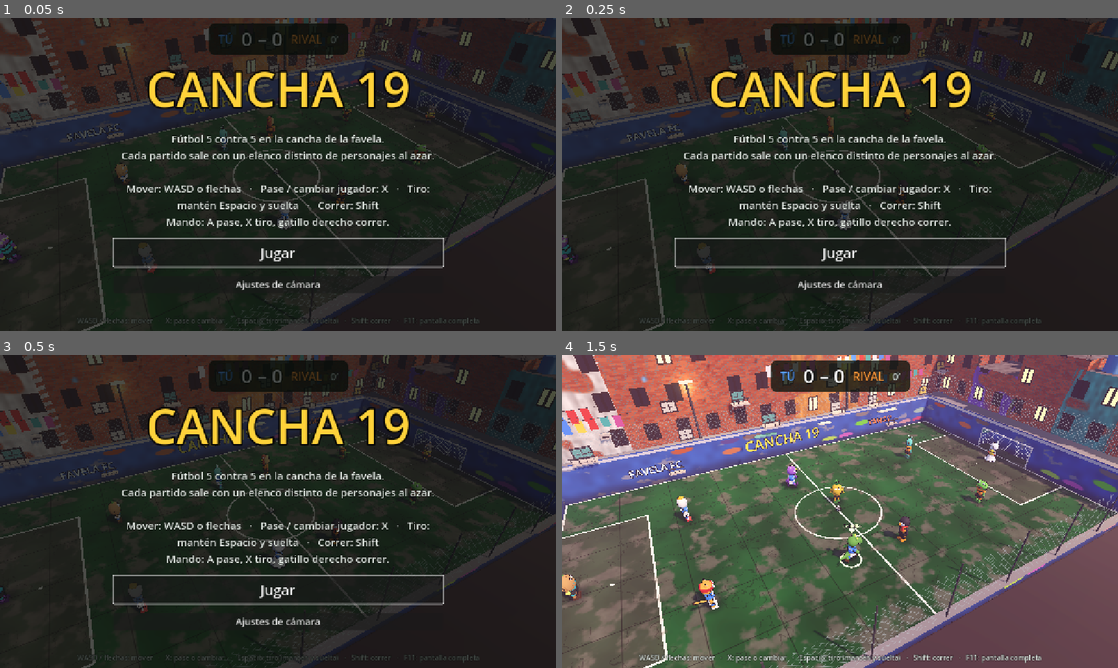
Above: before the commit, frames 1-4 (two rows, left to right).
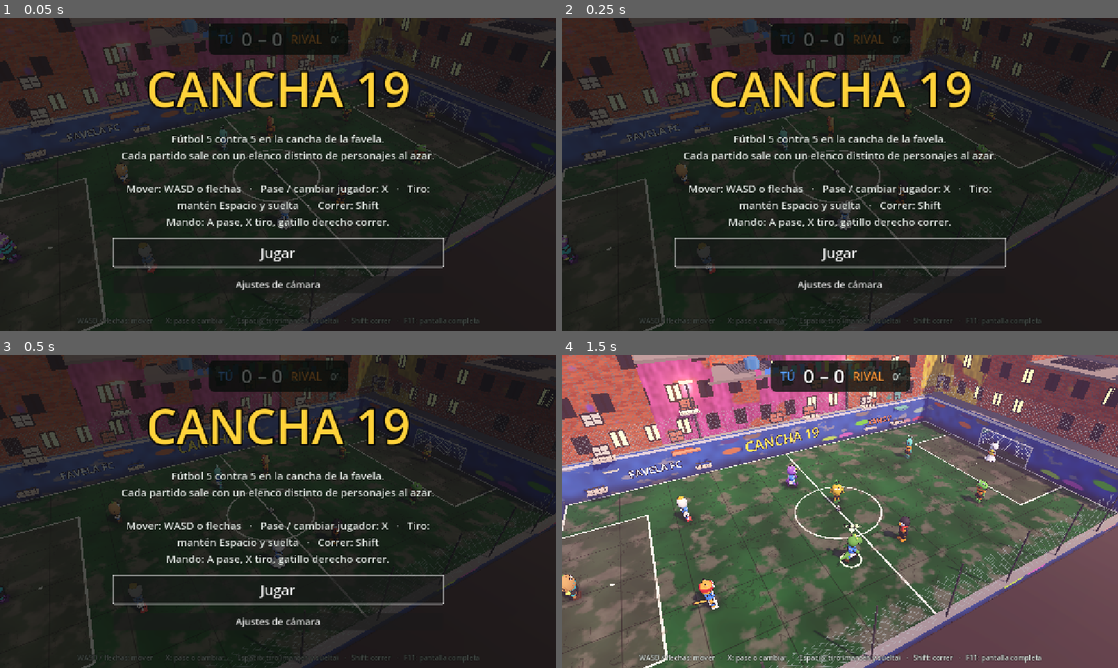
Above: after the commit, the same moments.

Repository: WesleyRivera/cancha19.exe
Game: Godot game, scene res://main.tscn
Two runs of this game, one before a commit and one after it. Both use one fixed random seed, a clock stepped at 60 frames per second and the inputs below.
Inputs:
- Up to frame 1 (0.05 s): no input
- Up to frame 2 (0.25 s): no input
- Up to frame 3 (0.5 s): no input
- Up to frame 4 (1.5 s): click "Jugar" at 0.5 s; tap Enter at 1.25 s; hold D (right) from 1.28 s (still down); tap X (pass) at 1.35 s

The runs differ from the first frame. In frame 1, 5.1% of the frame differs, in the area x 0-100%, y 0-47%; in frame 2, 5.2%; in frame 3, 5.0%; in frame 4, 15%, in the area x 0-100%, y 0-52%.

Commit message:
Expand hillside favela density and rooftop detail

Diff:
--- a/scripts/stage.gd
+++ b/scripts/stage.gd
@@ -444,6 +444,7 @@
 	m.set_shader_parameter("seed", rng.randf() * 20.0)
 	_box(Vector3(x, h * 0.5, z), Vector3(w, h, d), m)
 	_house_front_details(x, z, w, h, d)
+	_house_roof(x, z, w, h, d)
 	# cosas del techo: tanque de agua y varillas
 	if rng.randf() < 0.5:
 		var t := MeshInstance3D.new()
@@ -468,15 +469,15 @@
 
 
 func _build_houses() -> void:
-	# filas del fondo (cerro hacia atrás)
-	for row: int in 6:
-		var z0 := -15.6 - row * 6.2
-		var x := -48.0
-		while x < 48.0:
-			var w := rng.randf_range(5.0, 9.0)
-			var h := rng.randf_range(8.0, 12.0) + row * 5.0 + absf(x) * 0.06
-			_house(x + w * 0.5, z0, w, h, 6.0)
-			x += w - rng.randf_range(0.0, 1.0)
+	# Filas escalonadas: el barrio sube por la ladera y se pierde en el fondo.
+	for row: int in 8:
+		var z0 := -15.8 - row * 5.5
+		var x := -58.0 + (2.2 if row % 2 == 0 else 0.0)
+		while x < 58.0:
+			var w := rng.randf_range(5.2, 8.6)
+			var h := rng.randf_range(7.5, 11.5) + row * 3.7 + absf(x) * 0.045
+			_house(x + w * 0.5, z0, w, h, rng.randf_range(5.4, 7.0))
+			x += w - rng.randf_range(0.15, 0.75)
 	# columnas a los lados
 	for s: int in [-1, 1]:
 		for col: int in 2:
@@ -688,3 +689,25 @@
 	if rng.randf() < 0.38:
 		var awning_x := x + rng.randf_range(-w * 0.2, w * 0.2)
 		_box(Vector3(awning_x, 2.65, front + 0.55), Vector3(rng.randf_range(1.5, 2.6), 0.12, 1.0), accent)
+
+
+# Techos de losa y lámina, con parapetos y bordes irregulares.
+func _house_roof(x: float, z: float, w: float, h: float, d: float) -> void:
+	var slab := _std(Color("#77716b"), 0.96)
+	var sheet := _std(Color("#555b60"), 0.78, 0.28)
+	var edge := _std(Color("#393b3c"), 0.9)
+	var roof_y := h + 0.12
+	_box(Vector3(x, roof_y, z), Vector3(w + 0.28, 0.24, d + 0.28), slab)
+	# Tramos de lámina acanalada sobre una parte del techo.
+	if rng.randf() < 0.72:
+		var aw := w * rng.randf_range(0.42, 0.78)
+		var ad := d * rng.randf_range(0.35, 0.62)
+		var ax := x + rng.randf_range(-w * 0.12, w * 0.12)
+		var az := z + rng.randf_range(-d * 0.12, d * 0.12)
+		_box(Vector3(ax, roof_y + 0.22, az), Vector3(aw, 0.10, ad), sheet)
+		for rib: int in int(aw / 0.32):
+			_box(Vector3(ax - aw * 0.5 + rib * 0.32, roof_y + 0.29, az), Vector3(0.035, 0.08, ad), edge)
+	if rng.randf() < 0.6:
+		_box(Vector3(x, roof_y + 0.42, z - d * 0.5), Vector3(w * 0.82, 0.62, 0.14), slab)
+	if rng.randf() < 0.45:
+		_box(Vector3(x + w * 0.5, roof_y + 0.3, z), Vector3(0.14, 0.42, d * 0.72), slab)
